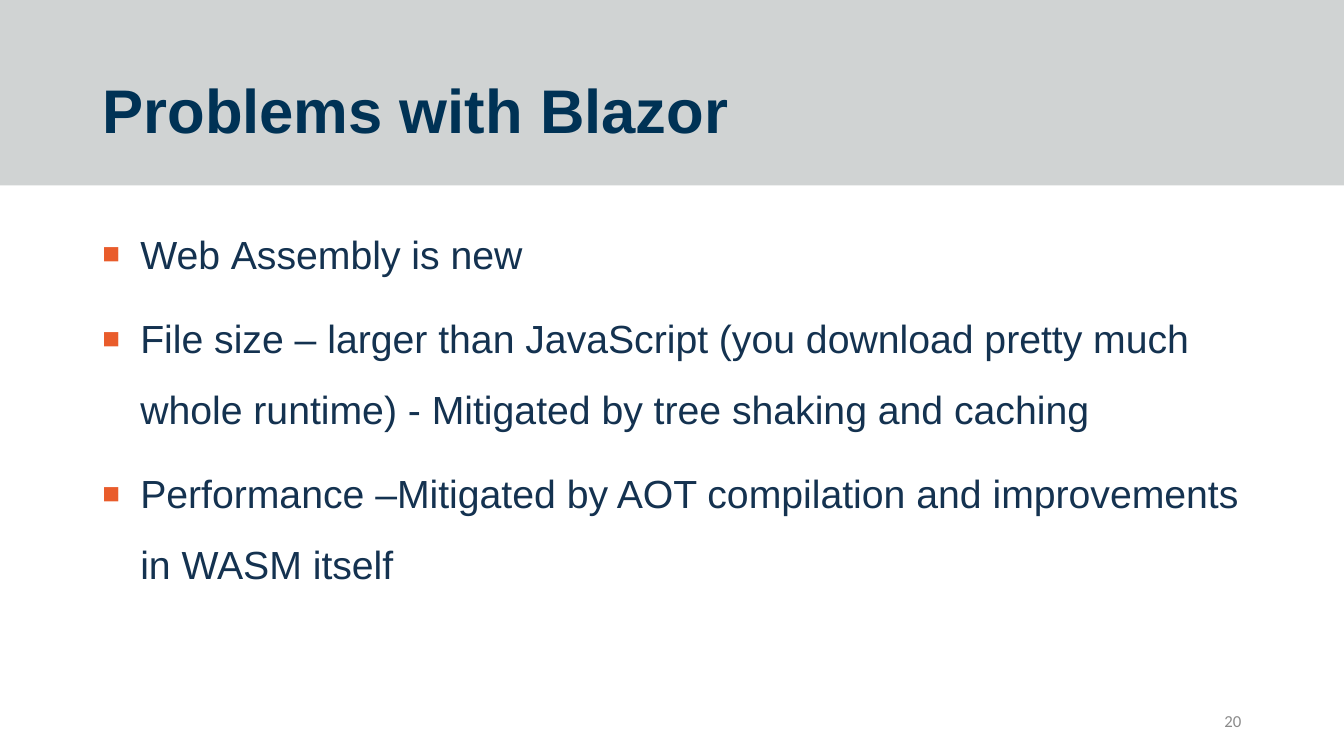
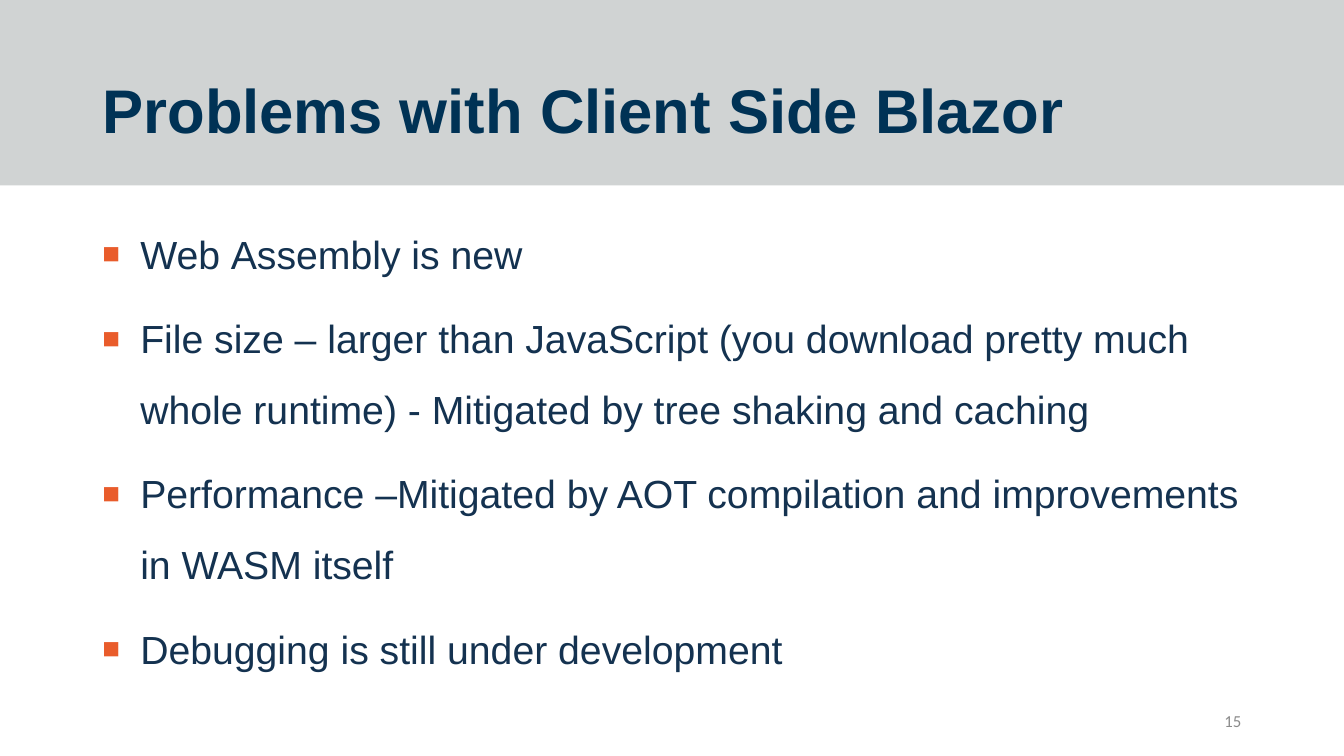
Before and after one commit to worthingtonjg/Sort2019, a slide deck: slide 15 of Blazor/Final - Blazor - Sort 2019 - Jon Worthington.pptx (slide 20 before the commit). Drawn at 1344x756 pixels with LibreOffice and Linux fonts; fonts in the diff are those of the drawing. Boxes give left, top, right and bottom in pixels: in the first picture for what was removed or moved away, otherwise in the second. Text is boxed around its words. In the diff, an @@ line names an element or a change of style, - is before the commit and + after.

```diff
--- a/Blazor/Final - Blazor - Sort 2019 - Jon Worthington.pptx
+++ b/Blazor/Final - Blazor - Sort 2019 - Jon Worthington.pptx
@@ title at box(102, 88, 1063, 134): text changed @@
-Problems with Blazor
+Problems with Client Side Blazor
@@ text at box(140, 635, 782, 672): paragraph added @@
+■ Debugging is still under development
@@ page number at box(1224, 716, 1241, 727): text changed @@
-20
+15
```
Also in this commit, not shown: 7 other slides changed, 2 slides added, 9 slides removed, 1 other file.
